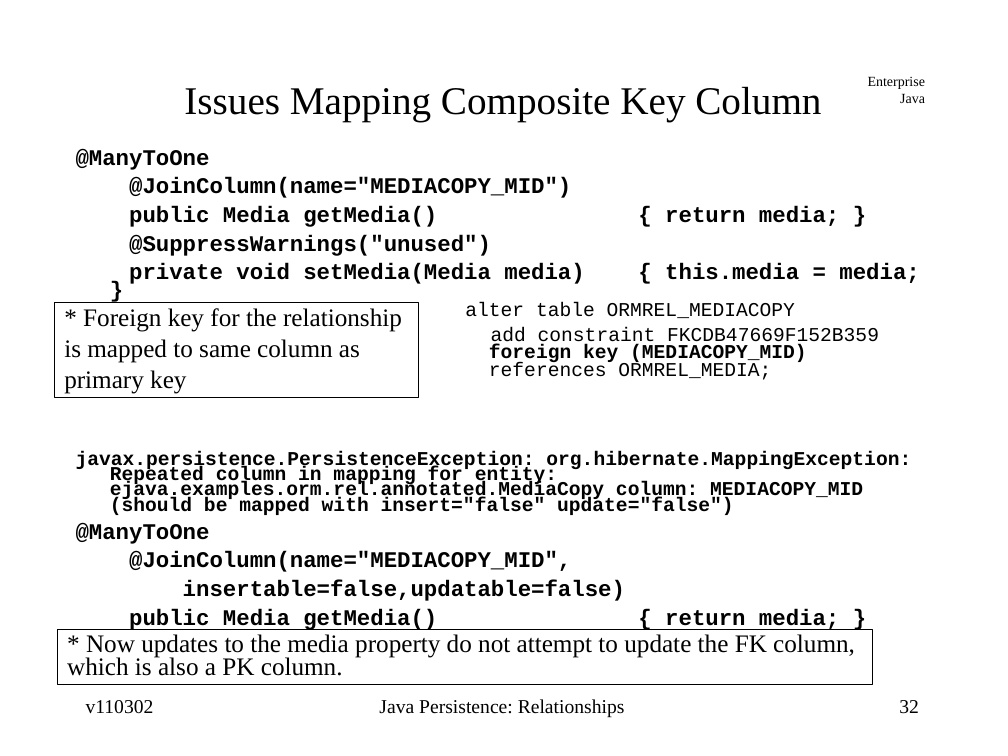
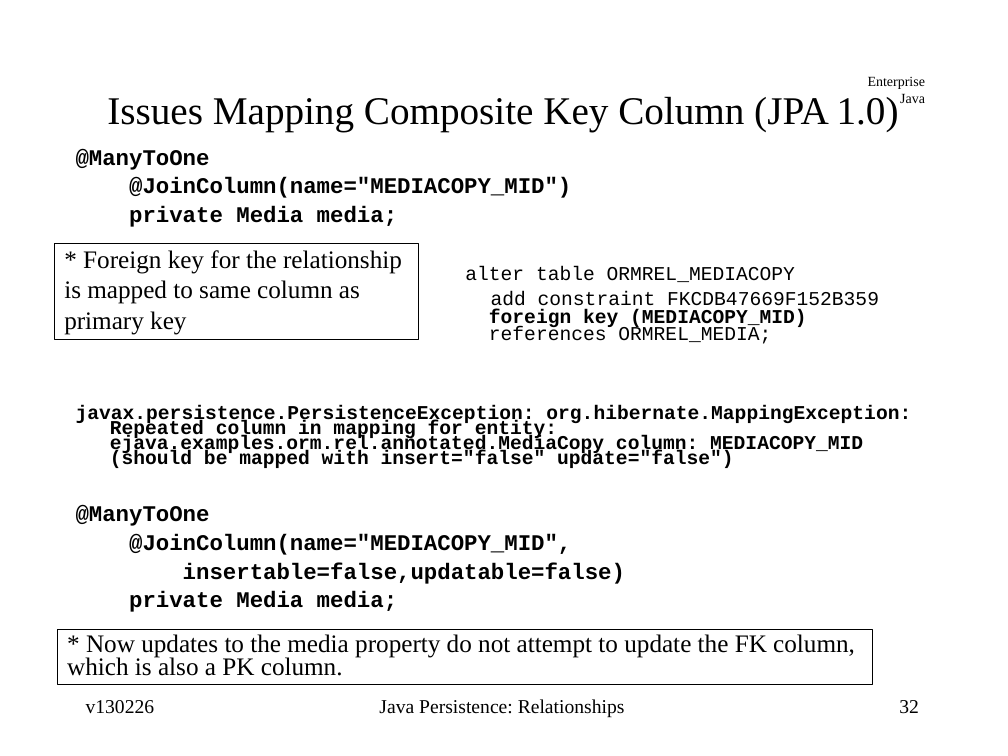
Before and after one commit to jcstaff/ejava-javaee, a slide deck: slide 32 of ormRelations/src/site/resources/lectures/ormRelations.ppt. Drawn at 1008x756 pixels with LibreOffice and Linux fonts; fonts in the diff are those of the drawing. Boxes give left, top, right and bottom in pixels: in the first picture for what was removed or moved away, otherwise in the second. Text is boxed around its words. In the diff, an @@ line names an element or a change of style, - is before the commit and + after.

```diff
--- a/ormRelations/src/site/resources/lectures/ormRelations.ppt
+++ b/ormRelations/src/site/resources/lectures/ormRelations.ppt
@@ title at <box>107,96,899,132</box>: text changed @@
-Issues Mapping Composite Key Column
+Issues Mapping Composite Key Column (JPA 1.0)
@@ text at <box>129,206,397,227</box>: text changed @@
-public Media getMedia() { return media; }
-@SuppressWarnings("unused")
-private void setMedia(Media media) { this.media = media; }
+private Media media;
@@ rectangle "* Foreign key for the ...": place and size @@
-rectangle "* Foreign key for the ..." at <box>54,302,418,398</box>
+rectangle "* Foreign key for the ..." at <box>54,244,418,340</box>
@@ text "alter table ORMREL_MEDIACOPY": place and size @@
-text "alter table ORMREL_MEDIACOPY" at <box>465,302,879,380</box>
+text "alter table ORMREL_MEDIACOPY" at <box>465,266,879,344</box>
@@ text at <box>129,591,397,612</box>: text changed @@
-public Media getMedia() { return media; }
+private Media media;
@@ text at <box>86,700,155,714</box>: text changed @@
-v110302
+v130226
```
Also in this commit, not shown: 67 other slides changed, 1 slide added.
